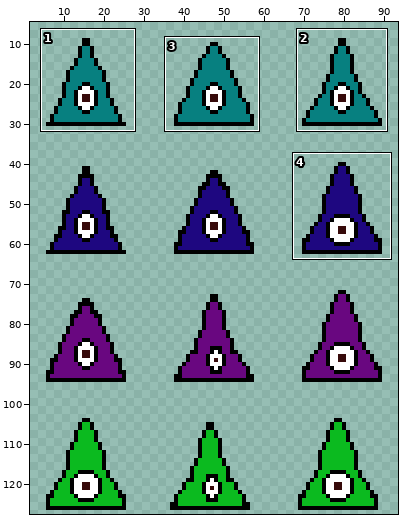
Two states of a sprite sheet, Assets/Resources/Images/mimic.png. Above, an overview of the earlier version with the close-up marked.
Close-up. As it was:
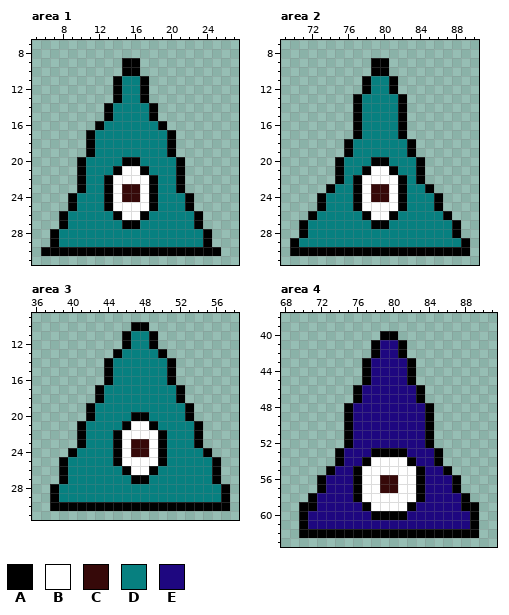
The file is 96x128 pixels. Shown: area 1: x 5..27, y 7..31; area 2: x 69..90, y 7..31; area 3: x 36..58, y 9..31; area 4: x 68..91, y 38..63. The wide view leaves out empty margins. The commit also changed other parts of the picture, which this record leaves out.
Palette (. is transparent): A #000000  B #ffffff  C #360909  D #078080  E #1e0780
The same view after the edit:
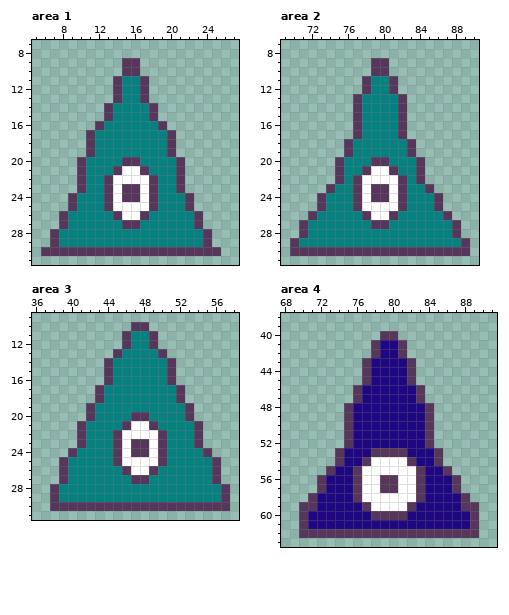
Difference:
colour A: #000000 -> #56365a
Area 1:
y 23..24: x 15..16 CC -> AA
Area 2:
y 23..24: x 79..80 CC -> AA
Area 3:
y 23..24: x 47..48 CC -> AA
Area 4:
y 56..57: x 79..80 CC -> AA
Boxes around the changes in both close-ups, in picture pixels (x1, y1, x2, y2):
changed: (41, 58, 221, 256)
changed: (290, 58, 470, 256)
changed: (50, 322, 230, 511)
changed: (299, 331, 479, 538)
